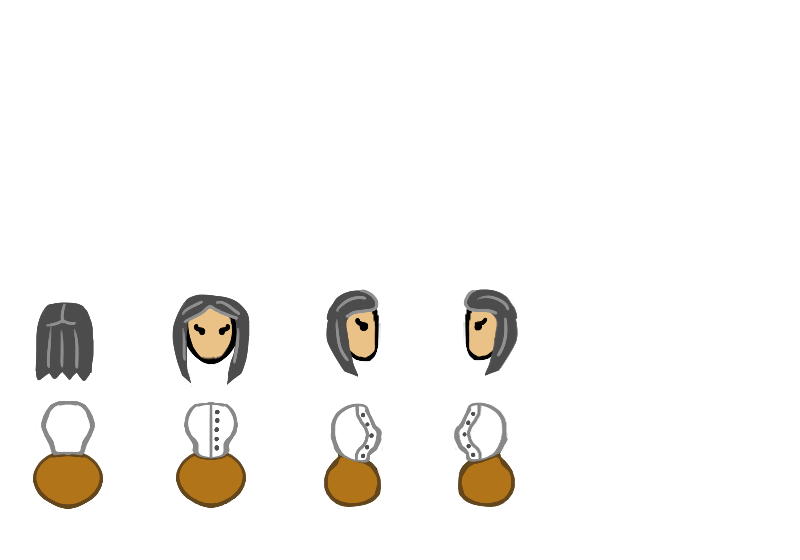
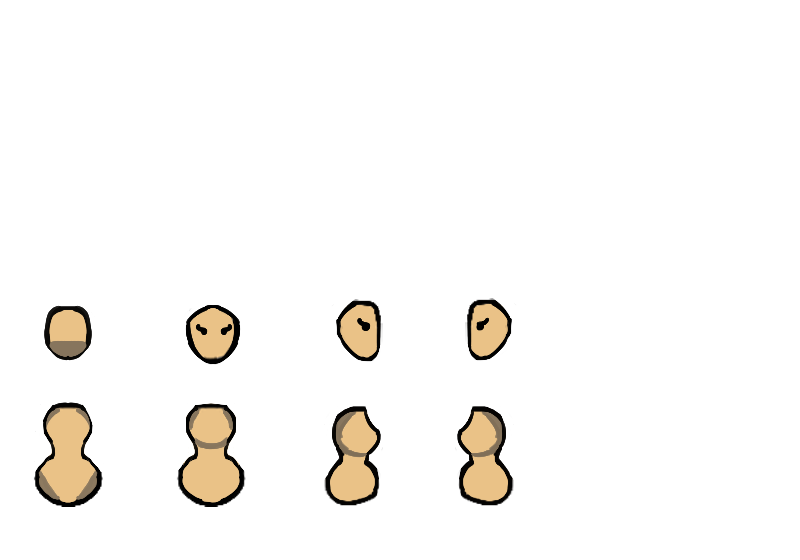
Two versions of the same layered image (800 x 560). Layer-by-layer changes:
painted on "hair" (1st of 2, in "k'inh human female villager" › "head" › "right sided") over [463, 289, 518, 376]
painted on "line eyes" (1st of 2, in "k'inh human female villager" › "head" › "right sided") over [463, 289, 518, 376]
painted on "head" (2nd of 3, in "k'inh human female villager" › "head" › "right sided") over [463, 289, 518, 376]
painted on "hair" (2nd of 2, in "k'inh human female villager" › "head") over [35, 289, 383, 387]
painted on "line eyes" (2nd of 2, in "k'inh human female villager" › "head") over [172, 289, 470, 342]
painted on "head" (3rd of 3, in "k'inh human female villager" › "head") over [35, 289, 463, 444]
painted on "top clothes" (1st of 2, in "k'inh human female villager" › "body" › "right sided") over [454, 402, 515, 507]
painted on "bottom clothes" (1st of 2, in "k'inh human female villager" › "body" › "right sided") over [368, 448, 515, 507]
painted on "top clothes" (2nd of 2, in "k'inh human female villager" › "body") over [33, 384, 382, 509]
painted on "bottom clothes" (2nd of 2, in "k'inh human female villager" › "body") over [33, 448, 381, 509]
painted on "body" (3rd of 3, in "k'inh human female villager" › "body") over [33, 384, 382, 509]
